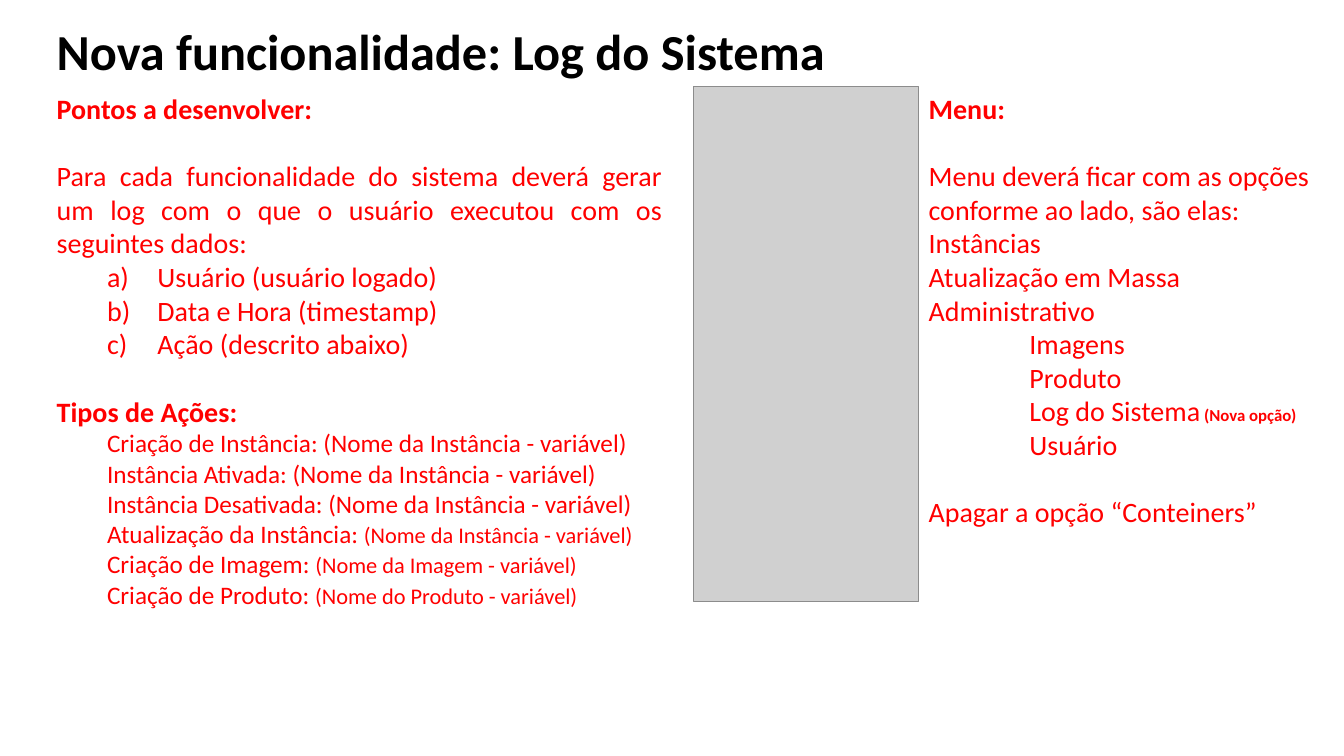
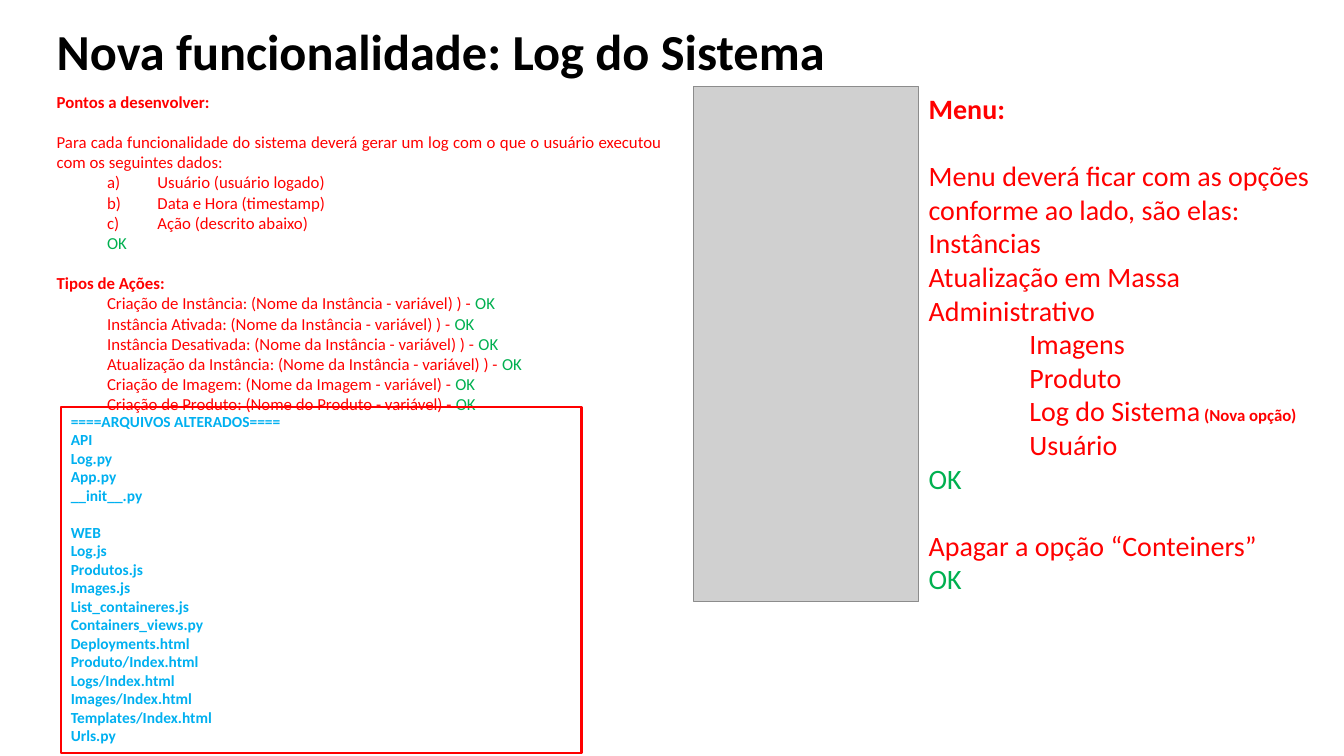
Before and after one commit to marbueno/Bradoo, a slide deck: slide 7 of documentos/Bradoo - Proptipo de Tela V3 - 20190625.pptx. Drawn at 1344x756 pixels with LibreOffice and Linux fonts; fonts in the diff are those of the drawing; grey boxes stand for pictures. Boxes give left, top, right and bottom in pixels: in the first picture for what was removed or moved away, otherwise in the second. Text is boxed around its words. In the diff, an @@ line names an element or a change of style, - is before the commit and + after.

```diff
--- a/documentos/Bradoo - Proptipo de Tela V3 - 20190625.pptx
+++ b/documentos/Bradoo - Proptipo de Tela V3 - 20190625.pptx
@@ text at <box>57,96,661,292</box>: size 20 to 12 pt in "Pontos a desenvolver:", "Para cada funcionalidade do sistema deverá gerar ...", "Usuário (usuário logado)", "Data e Hora (timestamp)" and 2 more places @@
@@ text at <box>107,238,127,249</box>: paragraph added @@
+  OK
@@ text at <box>107,297,522,413</box>: text changed; size 18 to 12 pt @@
-  Criação de Instância: (Nome da Instância - variável)
-  Instância Ativada: (Nome da Instância - variável)
-  Instância Desativada: (Nome da Instância - variável)
-  Atualização da Instância: (Nome da Instância - variável)
-  Criação de Imagem: (Nome da Imagem - variável)
-  Criação de Produto: (Nome do Produto - variável)
+  Criação de Instância: (Nome da Instância - variável) ) - OK
+  Instância Ativada: (Nome da Instância - variável) ) - OK
+  Instância Desativada: (Nome da Instância - variável) ) - OK
+  Atualização da Instância: (Nome da Instância - variável) ) - OK
+  Criação de Imagem: (Nome da Imagem - variável) - OK
+  Criação de Produto: (Nome do Produto - variável) - OK
@@ rectangle added at <box>60,407,582,753</box>, outline #FF0000 1.75 pt, 11 pt, text #00B0F0, bold @@
+====ARQUIVOS ALTERADOS====
+API
+Log.py
+App.py
+__init__.py
+WEB
+Log.js
+Produtos.js
+Images.js
+List_containeres.js
+Containers_views.py
+Deployments.html
+Produto/Index.html
+Logs/Index.html
+Images/Index.html
+Templates/Index.html
+Urls.py
@@ text at <box>929,435,1117,489</box>: text changed @@
-Usuário
+Usuário
+OK
@@ text at <box>929,571,962,589</box>: paragraph added @@
+OK
```
Also in this commit, not shown: 5 other slides changed, 3 other files.
